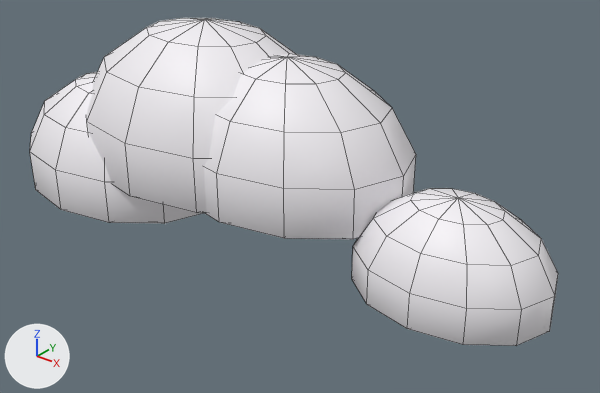
The FBX model Assets/Art/Models/Environment/Sky/Cloud_02.fbx, before and after one commit.
The view is the same before and after, from a 50 mm camera at (4.32, -4.75, 3.39) aimed at (0.53, -0.02, 0.45). Arrows for +X, +Y and +Z are at lower left; the lights stay in place. The picture after the commit comes second. Mesh edges are drawn as thin lines. Where no turn or scale is listed for an object, it has been applied to the vertices.

Script lines for the objects in view, before the commit:
```python
me_cloud_02 = bpy.data.meshes.new('Cloud_02')
me_cloud_02.from_pydata(...)  # 296 vertices, 336 faces; spans x -2.48..2.69, y -0.94..1.03, z 0.0..1.71
me_cloud_02.materials.append(mat_m_env_cloud)  # white #f4f1f6
ob_cloud_02 = bpy.data.objects.new('Cloud_02', me_cloud_02)
ob_cloud_02.location = (0.0, 0.0, 0.0)
```
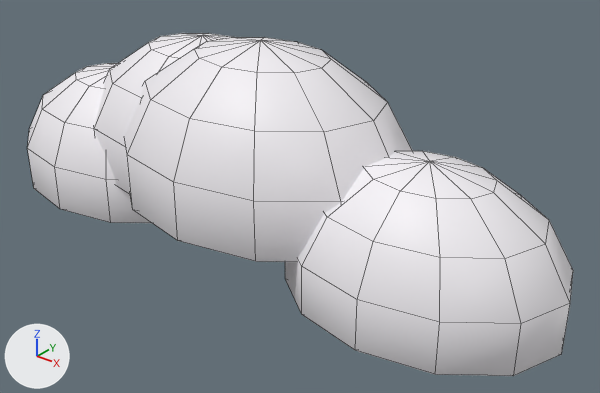
Changed parts and their boxes (x1, y1, x2, y2) in the pictures (600 x 393 px; the box of a moved part takes in the faces that stretch with it):
'Cloud_02', reshaped
    before: (30, 18, 558, 346)
    after: (27, 33, 573, 376)
part 1 of me_cloud_02, moved or reshaped
    before: (30, 72, 203, 223)
    after: (27, 63, 151, 223)
part 2 of me_cloud_02, moved or reshaped
    before: (87, 18, 296, 213)
    after: (94, 33, 231, 194)
part 3 of me_cloud_02, moved or reshaped
    before: (204, 54, 416, 239)
    after: (124, 37, 413, 262)
part 4 of me_cloud_02, moved or reshaped
    before: (352, 188, 558, 346)
    after: (285, 151, 573, 376)

Patch to the scene script:
```diff
--- a/Assets/Art/Models/Environment/Sky/Cloud_02.fbx.py
+++ b/Assets/Art/Models/Environment/Sky/Cloud_02.fbx.py
@@ me_cloud_02 @@
 # used by ob_cloud_02; location = (0.0, 0.0, 0.0)
-me_cloud_02.from_pydata(...)  # 296 vertices, 336 faces; spans x -2.48..2.69, y -0.94..1.03, z 0.0..1.71
+me_cloud_02.from_pydata(...)  # 296 vertices, 336 faces; spans x -2.54..2.87, y -1.14..0.89, z 0.0..1.73
+# me_cloud_02 part 1: the loose piece of 74 vertices spanning x -2.48..-0.38, y -0.94..0.63, z 0.0..1.13 is scaled about its middle by 1.05, then moved by (-0.01, 0.04, 0.03)
+# me_cloud_02 part 2: the loose piece of 74 vertices spanning x -1.82..0.71, y -0.86..1.03, z 0.35..1.71 is scaled about its middle by 0.913, then moved by (0.02, -0.06, -0.06)
+# me_cloud_02 part 3: the loose piece of 74 vertices spanning x -0.81..1.41, y -0.72..0.94, z 0.35..1.54 is scaled about its middle by 1.16, then moved by (-0.02, -0.29, 0.09)
+# me_cloud_02 part 4: the loose piece of 74 vertices spanning x 1.13..2.69, y -0.56..0.62, z 0.0..0.84 is scaled about its middle by 1.38, then moved by (-0.12, -0.23, 0.16)
 me_cloud_02.materials.append(mat_m_env_cloud)
```
